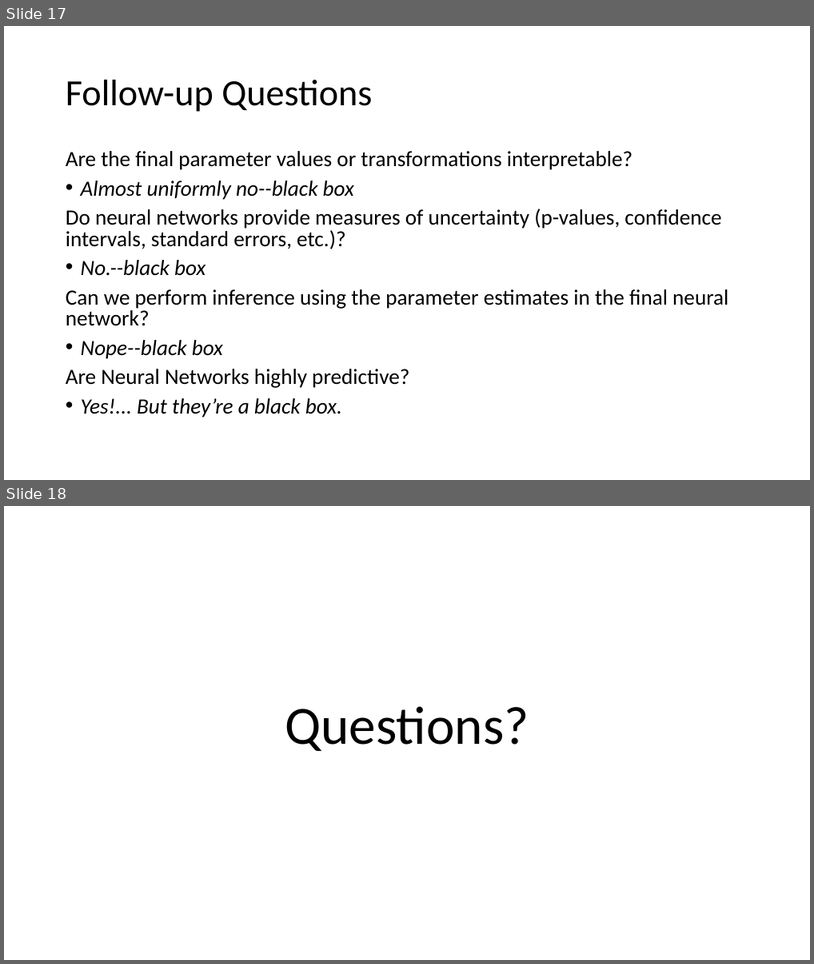
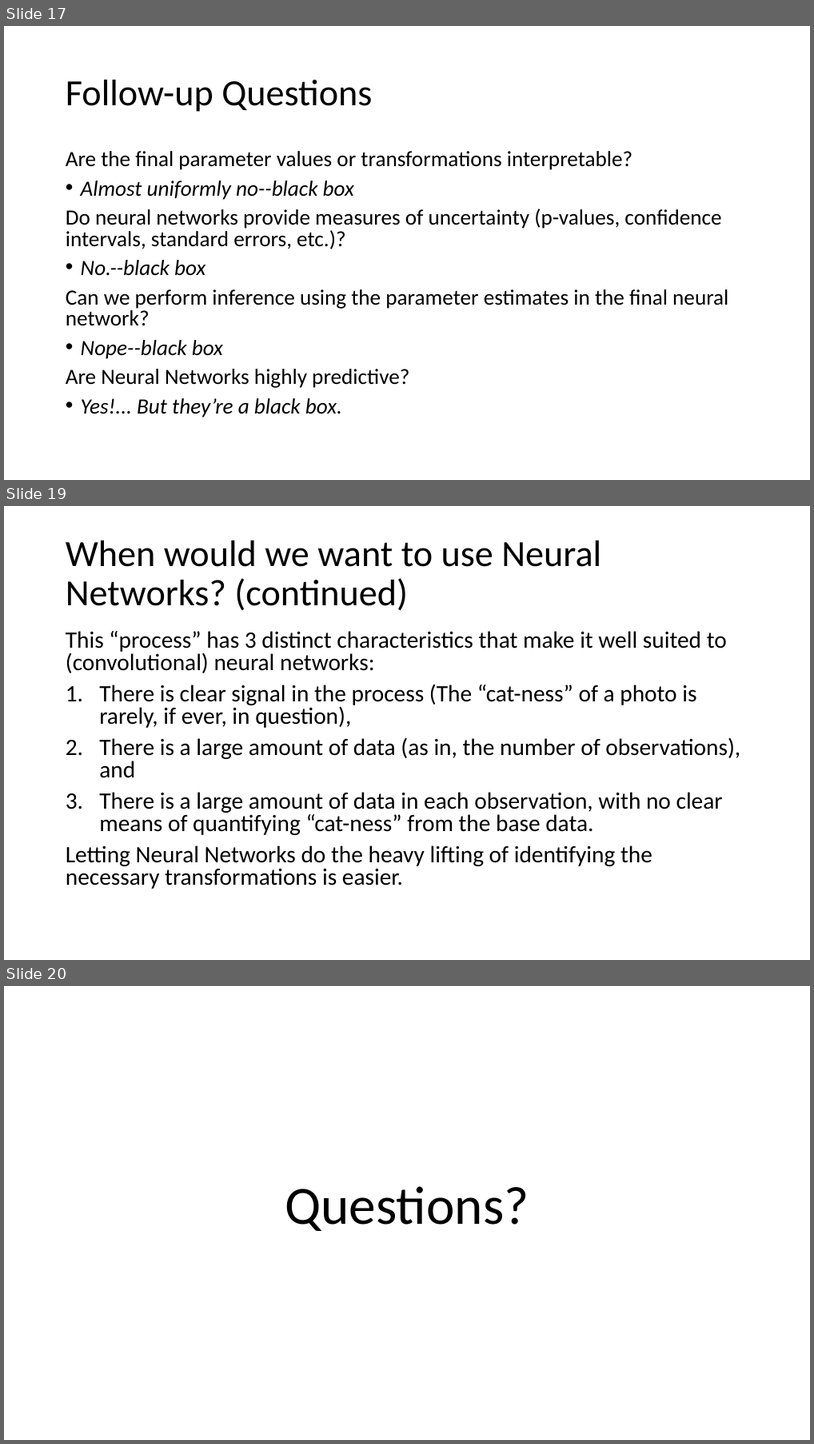
Before and after one commit to snyderjo/Neural-Network-Presentation, a slide deck: firstPart/Neural Networks - pt 1.pptx. Shown one above the other, each under a label of ours: slides 17 and 18 before the commit, slides 17, 19 and 20 after it; the slides between them are not shown. The pictures are 814x964 and 814x1444 pixels, drawn with LibreOffice and Linux fonts; fonts in the diff are those of the drawing. Boxes give left, top, right and bottom in pixels: in the first picture for what was removed or moved away, otherwise in the second. Text is boxed around its words. In the diff, an @@ line names an element or a change of style, - is before the commit and + after.

Commit message:
Added a section as a result of questions from the presentation.

```diff
--- a/firstPart/Neural Networks - pt 1.pptx
+++ b/firstPart/Neural Networks - pt 1.pptx
@@ slide 19 added at (x1=4, y1=506, x2=810, y2=960), background #FFFFFF @@
@@ title added at (x1=66, y1=540, x2=602, y2=611), 44 pt, text #000000 @@
+When would we want to use Neural Networks? (continued)
@@ text added at (x1=66, y1=631, x2=741, y2=888), 28 pt, text #000000 @@
+This “process” has 3 distinct characteristics that make it well suited to (convolutional) neural networks:
+1. There is clear signal in the process (The “cat-ness” of a photo is rarely, if ever, in question),
+2. There is a large amount of data (as in, the number of observations), and
+3. There is a large amount of data in each observation, with no clear means of quantifying “cat-ness” from the base data.
+Letting Neural Networks do the heavy lifting of identifying the necessary transformations is easier.
@@ what was slide 18 is now slide 20 @@
```
Also in this commit, not shown: 4 slides changed, 1 other slide added.
